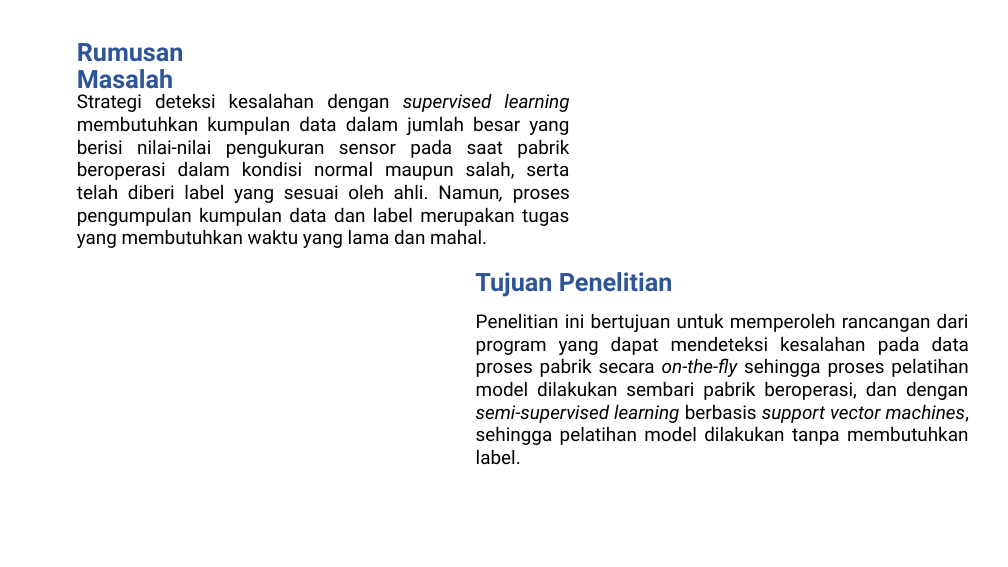
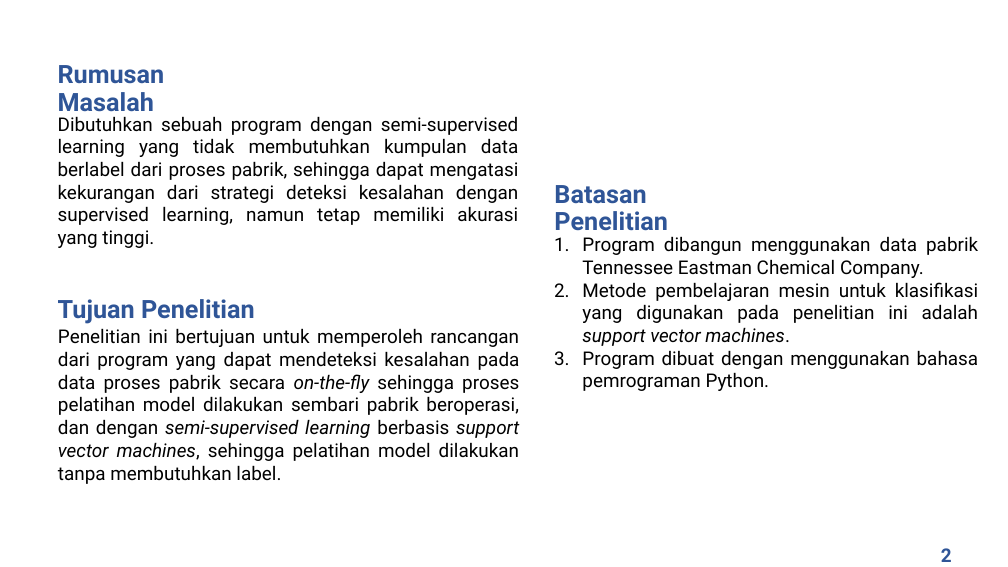
Before and after one commit to rezaandriady/TA_RezaAndriady, a slide deck: slide 3 of Presentasi/Draft Presentasi Reza Andriady - 44976.pptx (slide 4 before the commit). Drawn at 1008x567 pixels with LibreOffice and Linux fonts; fonts in the diff are those of the drawing; background and template pictures are left out. Boxes give left, top, right and bottom in pixels: in the first picture for what was removed or moved away, otherwise in the second. Text is boxed around its words. In the diff, an @@ line names an element or a change of style, - is before the commit and + after.

```diff
--- a/Presentasi/Draft Presentasi Reza Andriady - 44976.pptx
+++ b/Presentasi/Draft Presentasi Reza Andriady - 44976.pptx
@@ title "Rumusan Masalah": place and size @@
-title "Rumusan Masalah" at bbox=[77, 43, 184, 94]
+title "Rumusan Masalah" at bbox=[58, 65, 165, 117]
@@ text at bbox=[58, 116, 519, 248]: text changed @@
-Strategi deteksi kesalahan dengan supervised learning membutuhkan kumpulan data dalam jumlah besar yang berisi nilai-nilai pengukuran sensor pada saat pabrik beroperasi dalam kondisi normal maupun salah, serta telah diberi label yang sesuai oleh ahli. Namun, proses pengumpulan kumpulan data dan label merupakan tugas yang membutuhkan waktu yang lama dan mahal.
+Dibutuhkan sebuah program dengan semi-supervised learning yang tidak membutuhkan kumpulan data berlabel dari proses pabrik, sehingga dapat mengatasi kekurangan dari strategi deteksi kesalahan dengan supervised learning, namun tetap memiliki akurasi yang tinggi.
@@ text added at bbox=[554, 185, 668, 231], 24 pt, text #2F5597, bold @@
+Batasan Penelitian
@@ text added at bbox=[582, 236, 979, 391], 18 pt, text #000000 @@
+1. Program dibangun menggunakan data pabrik Tennessee Eastman Chemical Company.
+2. Metode pembelajaran mesin untuk klasifikasi yang digunakan pada penelitian ini adalah support vector machines.
+3. Program dibuat dengan menggunakan bahasa pemrograman Python.
@@ text "Tujuan Penelitian": place and size @@
-text "Tujuan Penelitian" at bbox=[475, 272, 673, 297]
+text "Tujuan Penelitian" at bbox=[58, 299, 255, 324]
@@ text "Penelitian ini bertujuan untuk memperoleh ..." rewrapped from bbox=[476, 313, 969, 465] to bbox=[58, 328, 520, 484] @@
@@ text added at bbox=[941, 548, 952, 562], 18 pt, text #2F5597, bold @@
+2
```
Also in this commit, not shown: 19 other slides changed, 9 slides added, 5 slides removed.
